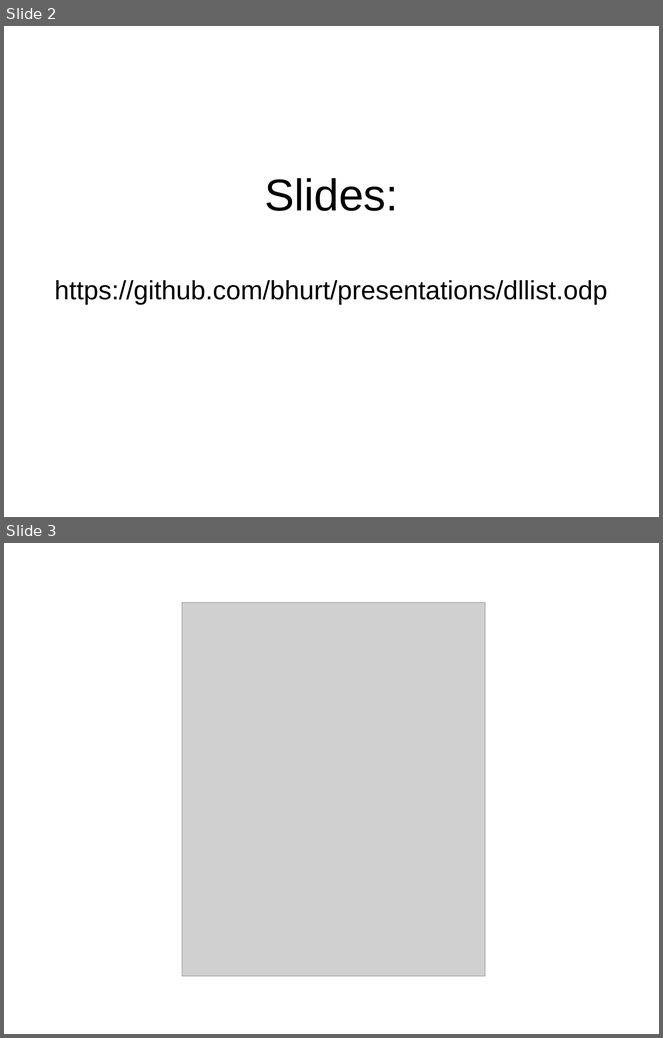
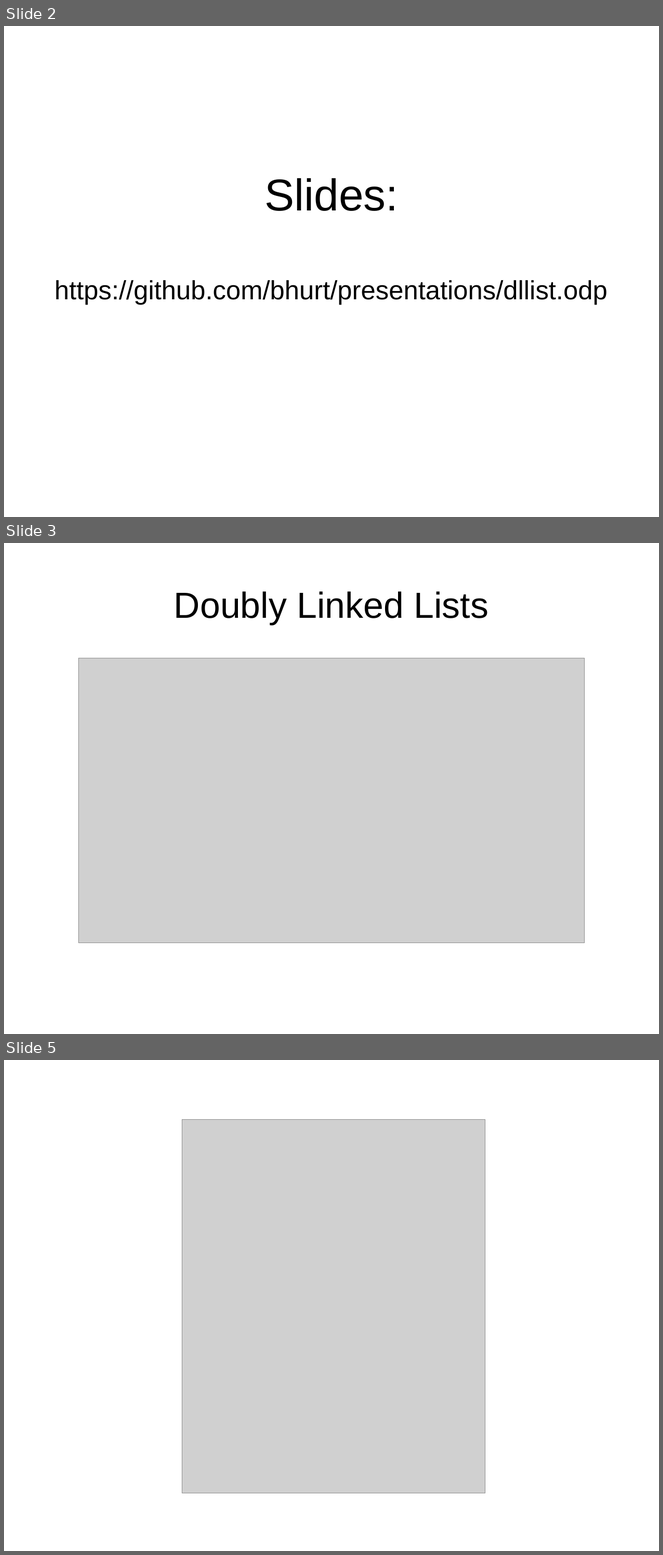
Before and after one commit to bhurt/presentations, a slide deck: dllist.odp. Shown one above the other, each under a label of ours: slides 2 and 3 before the commit, slides 2, 3 and 5 after it; the slides between them are not shown. The pictures are 663x1038 and 663x1555 pixels, drawn with LibreOffice and Linux fonts; fonts in the diff are those of the drawing; grey boxes stand for pictures. Boxes give left, top, right and bottom in pixels: in the first picture for what was removed or moved away, otherwise in the second. Text is boxed around its words. In the diff, an @@ line names an element or a change of style, - is before the commit and + after.

```diff
--- a/dllist.odp
+++ b/dllist.odp
@@ slide 3 added at [4, 543, 659, 1034], background #FFFFFF @@
@@ title added at [174, 591, 489, 625], 44 pt, text #000000 @@
+Doubly Linked Lists
@@ picture added at [79, 658, 585, 942] @@
@@ what was slide 3 is now slide 5 @@
```
Also in this commit, not shown: 1 slide changed, 1 other slide added.
